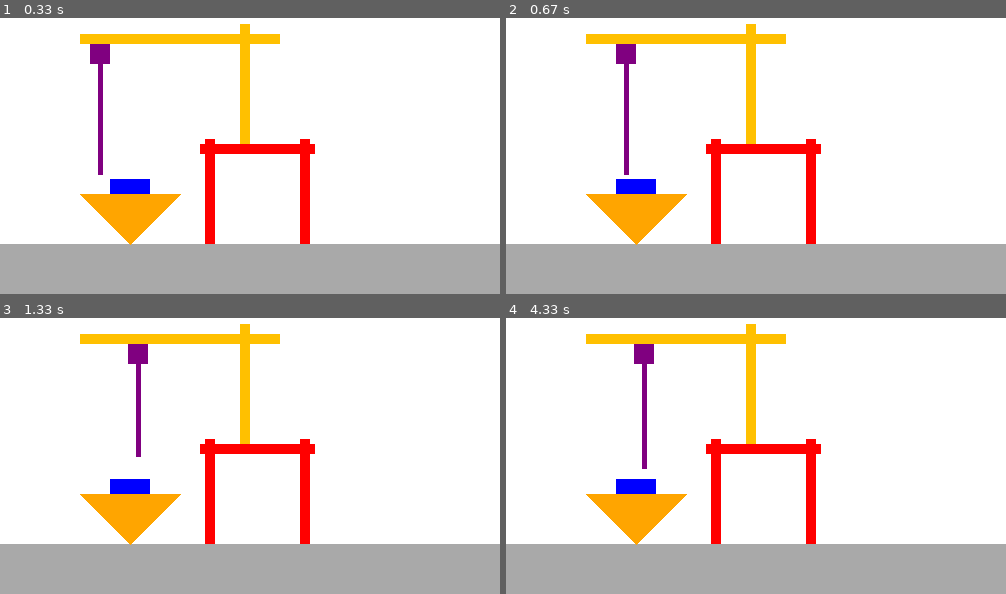
Above: before the commit, frames 1-4 (two rows, left to right).
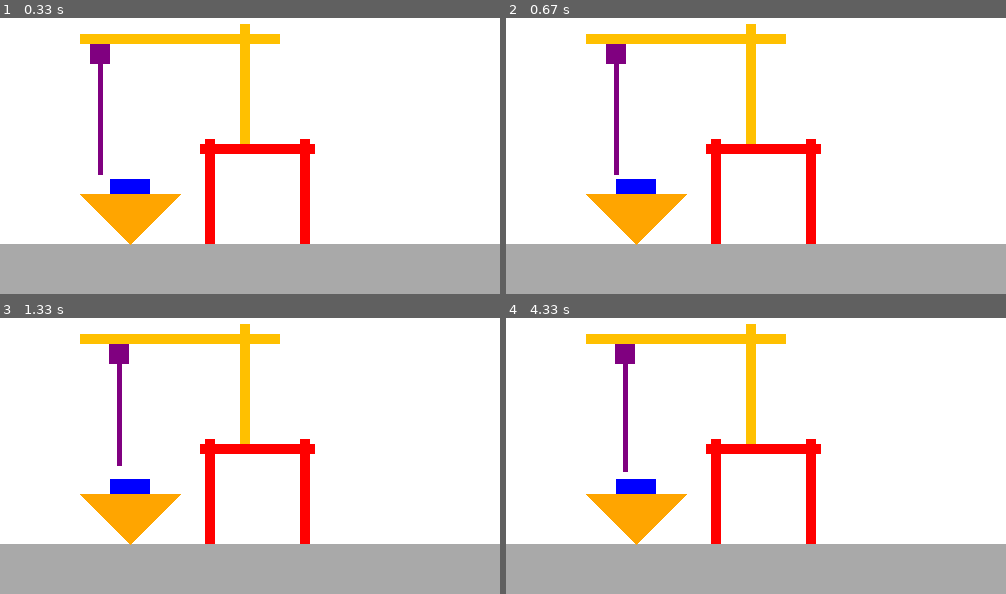
Above: after the commit, the same moments.

Repository: 1053079/MQTT-Crane
Game: pygame game, started from View1-pygame/main.py
Same seed, same stepped clock (60 frames per second), same inputs: the game is played once before the commit and once after it.
Inputs:
- Up to frame 1 (0.33 s): no input
- Up to frame 2 (0.67 s): hold D from 0.33 s (still down)
- Up to frame 3 (1.33 s): release D at 0.8 s; hold W 0.83-1.13 s; hold D from 1.17 s (still down)
- Up to frame 4 (4.33 s): release D at 1.63 s; hold A 1.67-2.2 s; hold S 2.23-2.53 s; hold A 2.57-2.97 s; hold W 3-3.37 s; hold D 3.4-4.03 s; hold S from 4.07 s (still down)

Frame 1 is identical in both runs. In frame 2, 1.1% of the frame differs, in the area x 20-26%, y 9-57%; in frame 3, 1.3%; in frame 4, 1.3%, in the area x 21-30%, y 9-56%.

Commit message:
Updated the clock.tick to 30 #9

Diff:
--- a/View1-pygame/main.py
+++ b/View1-pygame/main.py
@@ -85,11 +85,11 @@
     if container_picked_up:
         pygame.draw.rect(
             screen,
-            red,
+            blue,
             (Cabin.x + picked_up_container_position[0], Cabin.bottom + rope_height + picked_up_container_position[1], 40, 15),
         )
 
-    # Update the displayddd
+    # Update the display
     pygame.display.flip()
 
-    clock.tick(60)
+    clock.tick(30)
